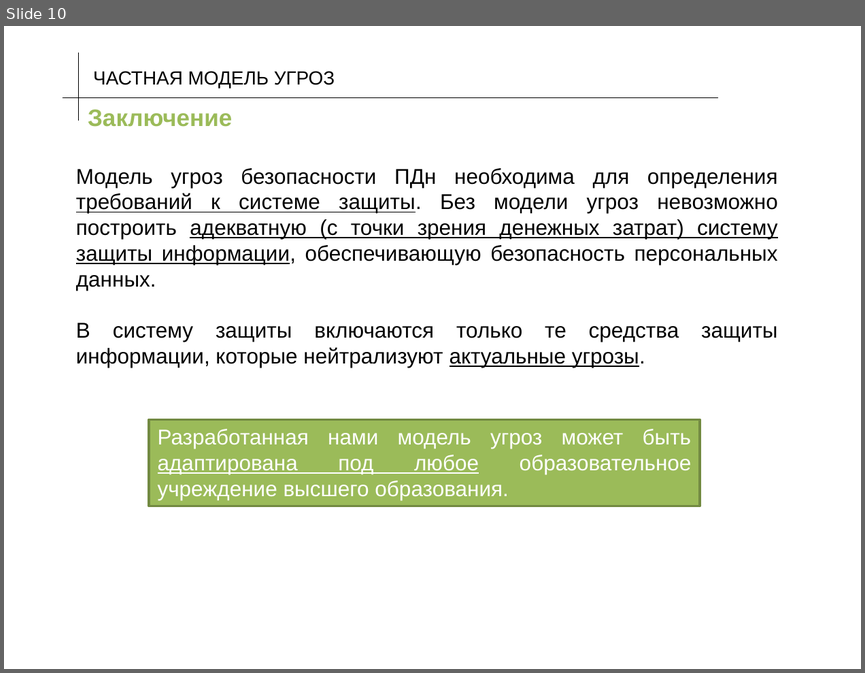
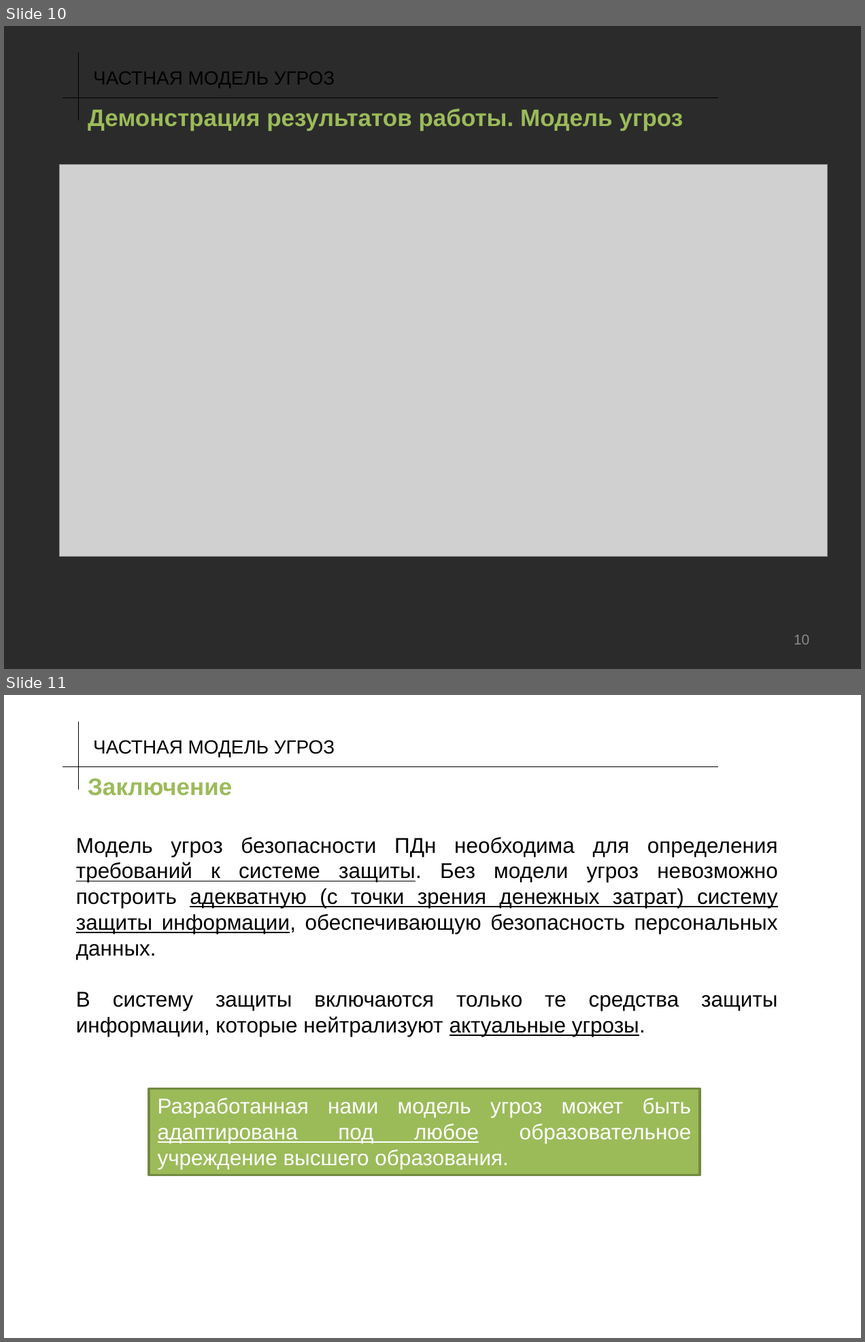
Before and after one commit to DTsapin/PD_6_Semestr, a slide deck: src/Презентация.pptx. Shown one above the other, each under a label of ours: slide 10 before the commit, slides 10 and 11 after it. The pictures are 865x673 and 865x1342 pixels, drawn with LibreOffice and Linux fonts; fonts in the diff are those of the drawing; grey boxes stand for pictures; background and template pictures are left out; a plain dark background stands for a picture behind light text. Boxes give left, top, right and bottom in pixels: in the first picture for what was removed or moved away, otherwise in the second. Text is boxed around its words. In the diff, an @@ line names an element or a change of style, - is before the commit and + after.

```diff
--- a/src/Презентация.pptx
+++ b/src/Презентация.pptx
@@ slide 10 added at [4, 26, 861, 669], background picture (left out) @@
@@ line added from (79, 121) to (79, 53), #000000 0.75 pt @@
@@ text added at [93, 72, 334, 88], 16 pt, text #000000 @@
+ЧАСТНАЯ МОДЕЛЬ УГРОЗ
@@ line added from (62, 98) to (718, 98), #000000 0.75 pt @@
@@ text added at [88, 108, 683, 131], 20 pt, text #9BBB59, bold @@
+Демонстрация результатов работы. Модель угроз
@@ picture added at [60, 165, 827, 556] @@
@@ page number added at [793, 634, 809, 644], 12 pt, text #8C8C8C @@
+10
@@ what was slide 10 is now slide 11 @@
```
